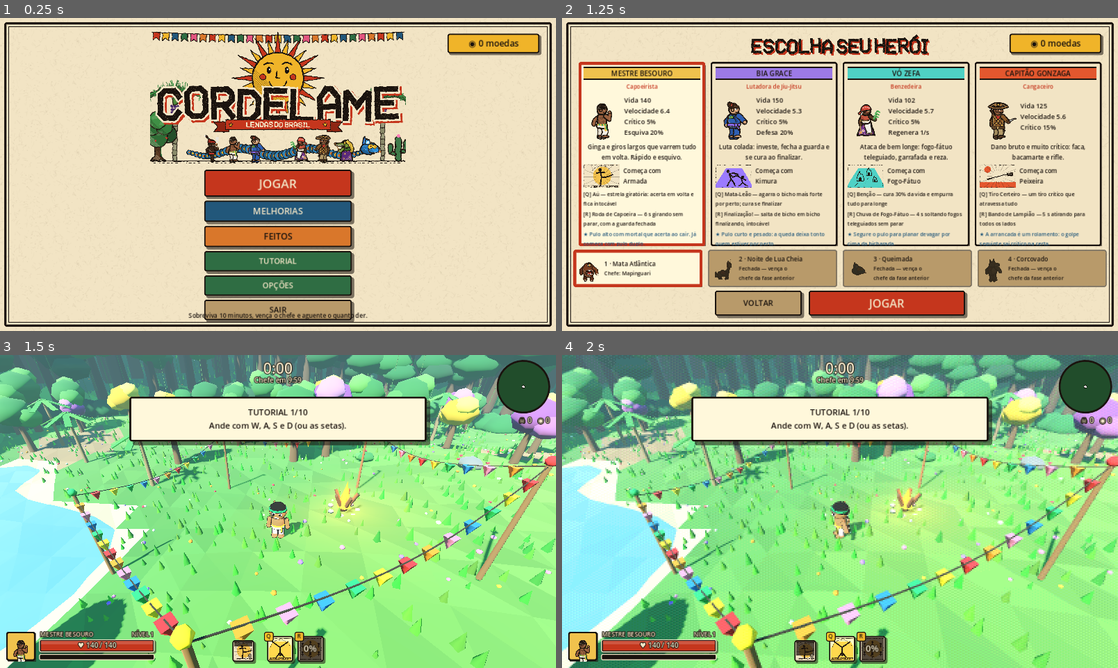
Above: before the commit, frames 1-4 (two rows, left to right).
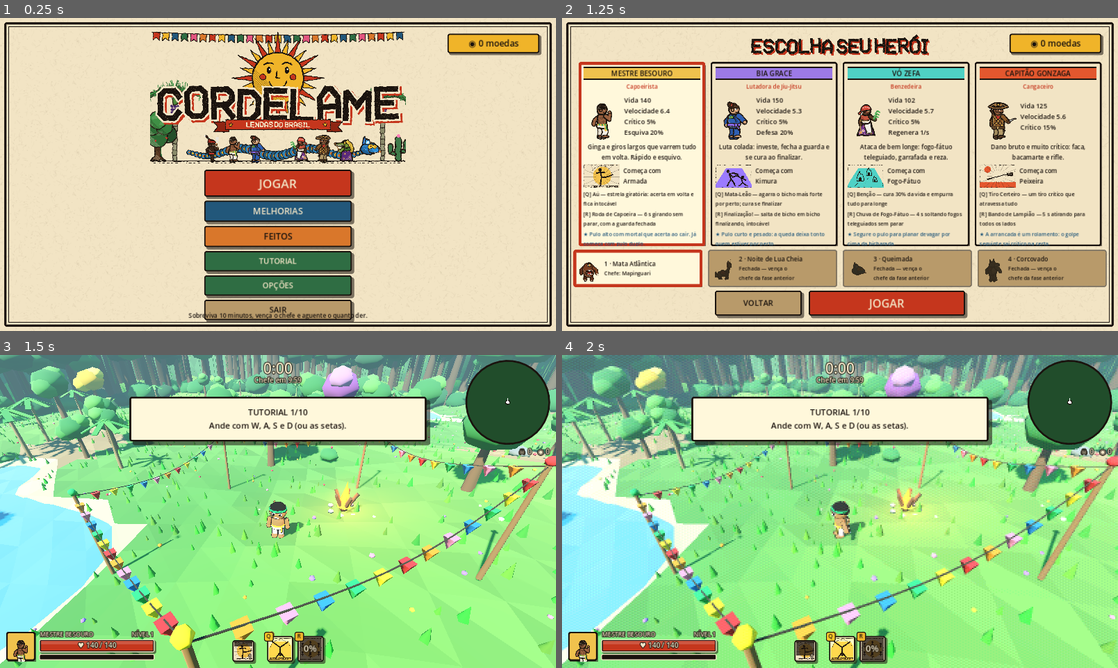
Above: after the commit, the same moments.

Repository: diogobennertz/cordel
Game: Godot game, scene res://scenes/World.tscn
The game is run twice, just before and just after one commit, with the same random seed, the same clock (stepped at 60 frames per second) and the same inputs.
Inputs:
- Up to frame 1 (0.25 s): no input
- Up to frame 2 (1.25 s): click "JOGAR" at 0.5 s
- Up to frame 3 (1.5 s): click "JOGAR" at 1.25 s
- Up to frame 4 (2 s): no input

Frames 1-2 are identical in both runs. In frame 3, 27% of the frame differs, in the area x 0-100%, y 0-100%; in frame 4, 32%.

Commit message:
Corrige tutorial travando (arrancada parada, XP de longe) e aumenta mapa/minimapa
Co-Authored-By: Claude Sonnet 5 <noreply@anthropic.com>

Diff:
--- a/godot/scripts/Lib.gd
+++ b/godot/scripts/Lib.gd
@@ -3,7 +3,7 @@
 # Ajudantes compartilhados: peças low-poly (caixa, esfera, cápsula, cilindro), materiais e a altura do terreno.
 
 static var _mats := {}
-const RAIO := 42.0             # raio da clareira jogável; depois disso é mata fechada
+const RAIO := 60.0             # raio da clareira jogável; depois disso é mata fechada
 static var toon := false     # ligado enquanto se monta um boneco: sombra chapada + contorno escuro
 
 # Material liso, sem brilho. Um por cor, reaproveitado.
--- a/godot/scripts/MiniMapa.gd
+++ b/godot/scripts/MiniMapa.gd
@@ -24,9 +24,9 @@
 		if not is_instance_valid(e): continue
 		n += 1
 		if n > 140 and not e.is_boss: continue
-		if e.is_boss: draw_circle(_p(e.position.x, e.position.z, r), 5.0, Color(1.0, 0.2, 0.6))
-		elif e.elite: draw_circle(_p(e.position.x, e.position.z, r), 3.0, Color(1.0, 0.85, 0.2))
-		else: draw_circle(_p(e.position.x, e.position.z, r), 1.6, Color(0.95, 0.3, 0.2))
+		if e.is_boss: draw_circle(_p(e.position.x, e.position.z, r), 7.0, Color(1.0, 0.2, 0.6))
+		elif e.elite: draw_circle(_p(e.position.x, e.position.z, r), 4.2, Color(1.0, 0.85, 0.2))
+		else: draw_circle(_p(e.position.x, e.position.z, r), 2.2, Color(0.95, 0.3, 0.2))
 	for o in w.objetos:
 		var p: Vector2 = _p(o["no"].position.x, o["no"].position.z, r)
 		match o["tipo"]:
@@ -34,9 +34,11 @@
 			"oratorio":
 				if not o["usado"]: draw_rect(Rect2(p - Vector2(3, 3), Vector2(6, 6)), Color(0.55, 0.85, 1.0))
 			"loja": draw_rect(Rect2(p - Vector2(4, 4), Vector2(8, 8)), Color(1.0, 0.55, 0.15))
+			"portal": draw_circle(p, 5.0, Color(0.75, 0.4, 1.0))
 			_:
 				if Dados.NPCS.has(o["tipo"]): draw_rect(Rect2(p - Vector2(4, 4), Vector2(8, 8)), Color.WHITE)
-			"portal": draw_circle(p, 4.5, Color(0.75, 0.4, 1.0))
 	var pp: Vector3 = w.player.position
 	var pj := _p(pp.x, pp.z, r)
-	draw_circle(pj, 4.0, Tela.TINTA); draw_circle(pj, 2.8, Color.WHITE)
+	draw_circle(pj, 5.5, Tela.TINTA); draw_circle(pj, 3.8, Color.WHITE)
+	var seta: Vector2 = Vector2(0, -1).rotated(0.0)
+	draw_line(pj, pj + seta * 9.0, Color.WHITE, 2.5)
--- a/godot/scripts/Player.gd
+++ b/godot/scripts/Player.gd
@@ -166,6 +166,13 @@
 	boneco.rotation.y = lerp_angle(boneco.rotation.y, atan2(frente.x, frente.z), clampf(delta * 14.0, 0, 1))
 	boneco.animar(delta, moving and alt <= 0.0, speed / 5.5)
 
+# usado pelo tutorial: a arrancada funciona mesmo parado, na direção para onde o herói está olhando
+func forcar_dash() -> void:
+	if dash_cd > 0.0 or dash_t > 0.0: return
+	dash_t = 0.18; dash_cd = 1.4
+	dash_dir = frente if frente.length() > 0.1 else Vector3(0, 0, 1)
+	iframes = 0.3; Som.tocar("dash")
+
 func comecar_investida(alvo: Vector3, vel: float, aoChegar: Callable) -> void:
 	var dir: Vector3 = alvo - global_position; dir.y = 0
 	var d := dir.length()
--- a/godot/scripts/World.gd
+++ b/godot/scripts/World.gd
@@ -138,6 +138,8 @@
 		_shot_debug(args[args.find("--shot") + 1] if args.find("--shot") + 1 < args.size() else "cangaceiro")
 	elif "--bot" in args:
 		_bot(args[args.find("--bot") + 1] if args.find("--bot") + 1 < args.size() else "capoeirista")
+	elif "--teste-dash" in args:
+		_teste_dash()
 	elif "--borda" in args:
 		_borda()
 	elif "--menu" in args:
@@ -370,10 +372,10 @@
 	barra_chefe.position = Vector2(3, 3); barra_chefe.size = Vector2(494, 12); barra_chefe_bg.add_child(barra_chefe)
 	# minimapa no canto de cima, à direita, com abates e moedas embaixo
 	minimapa = MiniMapa.new(); minimapa.w = self; minimapa.mouse_filter = Control.MOUSE_FILTER_IGNORE
-	minimapa.anchor_left = 1; minimapa.anchor_right = 1; minimapa.offset_left = -136; minimapa.offset_right = -14; minimapa.offset_top = 12; minimapa.offset_bottom = 134
+	minimapa.anchor_left = 1; minimapa.anchor_right = 1; minimapa.offset_left = -208; minimapa.offset_right = -14; minimapa.offset_top = 12; minimapa.offset_bottom = 206
 	hud.add_child(minimapa)
 	lbl_dir = _label(17, HORIZONTAL_ALIGNMENT_RIGHT)
-	lbl_dir.anchor_left = 1; lbl_dir.anchor_right = 1; lbl_dir.offset_left = -400; lbl_dir.offset_right = -14; lbl_dir.offset_top = 138; hud.add_child(lbl_dir)
+	lbl_dir.anchor_left = 1; lbl_dir.anchor_right = 1; lbl_dir.offset_left = -400; lbl_dir.offset_right = -14; lbl_dir.offset_top = 210; hud.add_child(lbl_dir)
 	# mini inventário: cartas de atributo pegas, no canto de cima à esquerda
 	caixa_inv = HFlowContainer.new(); caixa_inv.position = Vector2(12, 12); caixa_inv.size = Vector2(300, 80)
 	caixa_inv.add_theme_constant_override("h_separation", 4); caixa_inv.add_theme_constant_override("v_separation", 4)
@@ -977,7 +979,7 @@
 	# tufos de capim
 	var cm := CylinderMesh.new(); cm.top_radius = 0.0; cm.bottom_radius = 0.14; cm.height = 0.5; cm.radial_segments = 3; cm.rings = 1
 	var mm := MultiMesh.new(); mm.transform_format = MultiMesh.TRANSFORM_3D; mm.use_colors = true
-	mm.mesh = cm; mm.instance_count = 6000
+	mm.mesh = cm; mm.instance_count = 8600
 	for i in range(6000):
 		var x := rng.randf_range(-ARENA - 10.0, ARENA + 10.0); var z := rng.randf_range(-ARENA - 10.0, ARENA + 10.0)
 		var y := Lib.h(x, z)
@@ -991,7 +993,7 @@
 	# florzinhas
 	var sm := SphereMesh.new(); sm.radius = 0.1; sm.height = 0.2; sm.radial_segments = 5; sm.rings = 3
 	var mf := MultiMesh.new(); mf.transform_format = MultiMesh.TRANSFORM_3D; mf.use_colors = true
-	mf.mesh = sm; mf.instance_count = 1200
+	mf.mesh = sm; mf.instance_count = 1700
 	var cores := [Color(0.95, 0.2, 0.25), Color(1.0, 0.85, 0.15), Color(0.98, 0.98, 0.95), Color(0.98, 0.5, 0.75), Color(0.6, 0.4, 0.95), Color(1.0, 0.55, 0.1)]
 	for i in range(1200):
 		var x2 := rng.randf_range(-ARENA - 6.0, ARENA + 6.0); var z2 := rng.randf_range(-ARENA - 6.0, ARENA + 6.0)
@@ -1540,14 +1542,17 @@
 		0: feito = p.position.distance_to(_tut_pos) > 5.0 or (p.bot and tut_t > 1.0)
 		1: feito = absf(cam_yaw - _tut_a) > 1.0 or (p.bot and tut_t > 1.0)
 		2: feito = p.alt > 0.6 or (p.bot and tut_t > 1.0)
-		3: feito = p.dash_t > 0.0 or (p.bot and tut_t > 1.0)
+		3:
+			if Ctrl.ap("dash") and p.dash_cd <= 0.0 and p.dash_t <= 0.0: p.forcar_dash()
+			feito = p.dash_t > 0.0 or (p.bot and tut_t > 1.0)
 		4:
 			if tut_t < delta * 1.5: _tut_bichos(8)
 			feito = tut_t > 1.0 and enemies.is_empty()
 		5:
-			if tut_t < delta * 1.5:
-				for i in range(12): spawn_firefly(p.global_position + Vector3(cos(i * 0.52) * 4.0, 0, sin(i * 0.52) * 4.0), 1.0)
-			feito = p.level >= 2 and not levelup_aberto and fireflies.size() < 4
+			if tut_t < delta * 1.5: _tut_bichos(12)    # bichos de verdade: ao morrer, deixam os vaga-lumes (como o texto explica)
+			if enemies.is_empty() and tut_t > 1.2:
+				for fr in fireflies: fr["mag"] = true   # ninguém fica preso catando vaga-lume de longe (ex.: benzedeira só atira)
+			feito = p.level >= 2 and not levelup_aberto and fireflies.size() < 4 and enemies.is_empty()
 		6:
 			if tut_t < delta * 1.5: p.q_cd = 0.0; _tut_bichos(8)
 			if enemies.is_empty() and p.q_cd <= 0.0 and tut_t > 2.0: _tut_bichos(8)
@@ -1756,6 +1761,14 @@
 		enemies[-1].hp = 9999
 	_salvar("shot_" + cls)
 
+# confere, sem precisar da tela toda, que a arrancada do tutorial funciona mesmo parado
+func _teste_dash() -> void:
+	iniciar_jogo("capoeirista")
+	player.frente = Vector3(0, 0, 1)
+	player.forcar_dash()
+	print("TESTE ARRANCADA — dash_t:%.2f dash_dir:%s (esperado dash_t > 0)" % [player.dash_t, player.dash_dir])
+	get_tree().quit()
+
 func _galeria() -> void:
 	cam_fixa = true
 	var nomes := ["pretovelho", "vaqueiro", "curupira", "corposeco", "iara", "lobisomem", "boto", "cuca"]
Not shown, added: godot/preview_baiana.png.import
Not shown, added: godot/preview_melhorias.png.import
Not shown, added: godot/preview_mula.png.import
Not shown, added: godot/preview_pretovelho.png.import
Not shown, added: godot/shot_mula.png.import
Not shown, changed: godot/LEIA-ME.md
